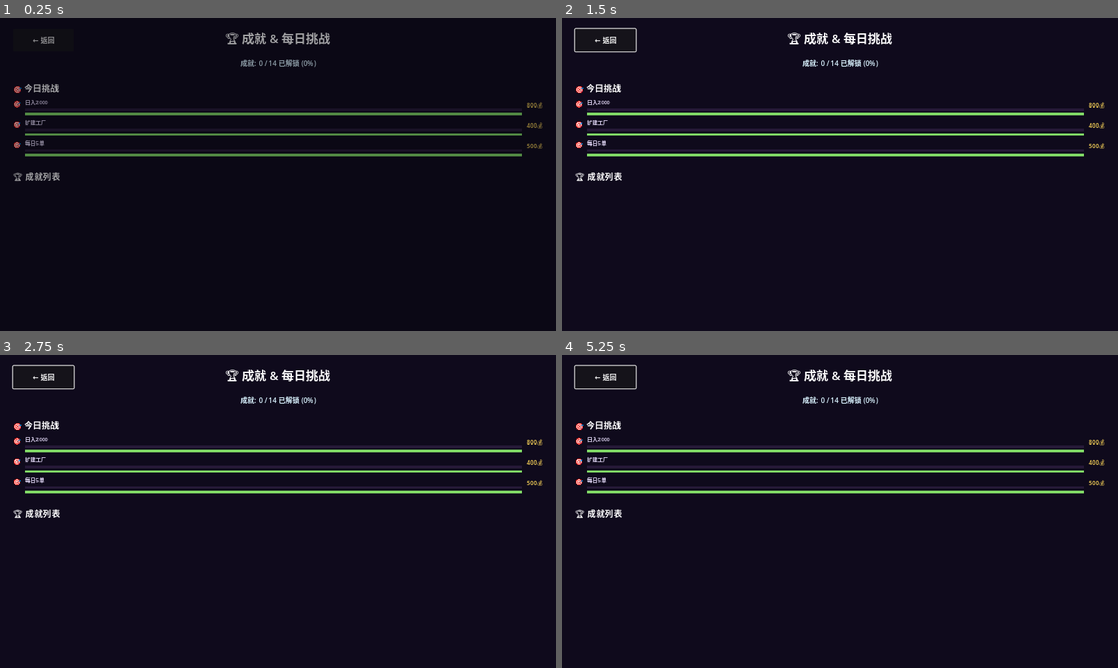
Above: before the commit, frames 1-4 (two rows, left to right).
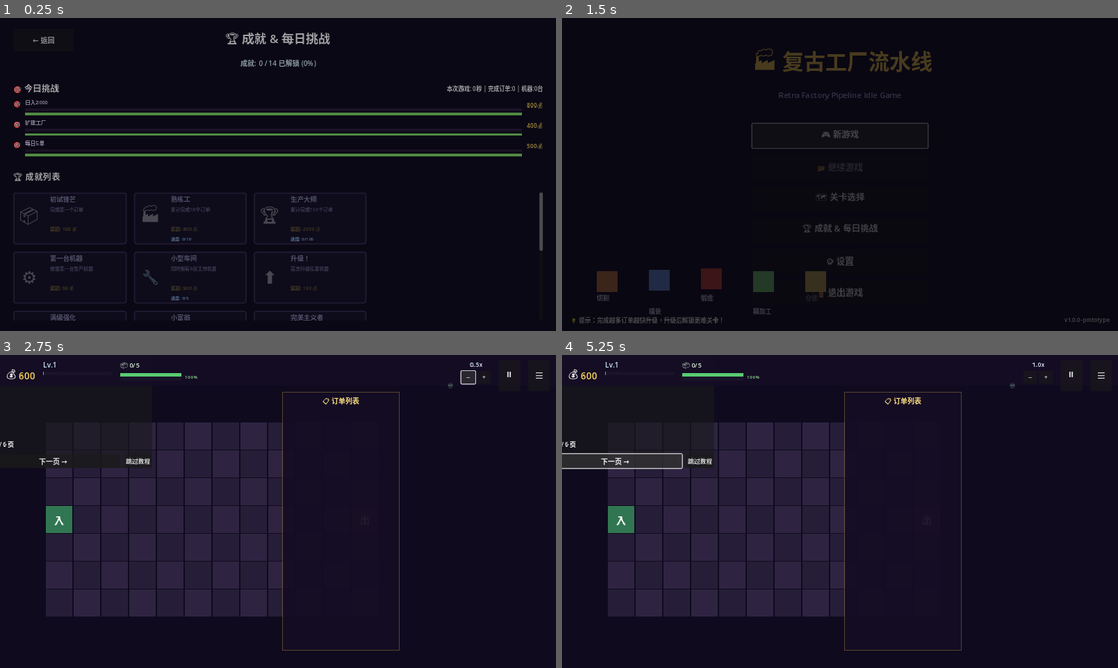
Above: after the commit, the same moments.

Repository: Moonset-Account/solo-527
Game: Godot game, scene res://scenes/ui/AchievementsPanel.tscn
Same seed, same stepped clock (60 frames per second), same inputs: the game is played once before the commit and once after it. This scene is started directly instead of the project's main scene.
Inputs (mouse positions are in pixels of both pictures, inside the frame that each line leads up to):
- Up to frame 1 (0.25 s): no input
- Up to frame 2 (1.5 s): click "← 返回" at 0.5 s; click (840, 136) at 1.25 s, where only the run after the commit has a clickable "🎮 新游戏"
- Up to frame 3 (2.75 s): click (467, 376) at 2 s, where only the run after the commit has a clickable "−"
- Up to frame 4 (5.25 s): click (1045, 376) at 2.75 s, where only the run after the commit has a clickable "+"; click (1073, 376) at 3.5 s, where only the run after the commit has a clickable "⏸"; click (1101, 376) at 4.25 s, where only the run after the commit has a clickable "☰"; click (617, 461) at 5 s, where only the run after the commit has a clickable "下一页 →"

The runs differ from the first frame. In frame 1, 2.8% of the frame differs, in the area x 2-98%, y 21-97%; in frame 2, 8.9%; in frame 3, 26%; in frame 4, 26%, in the area x 0-98%, y 2-95%.
Error before the commit: Invalid access to property or key 'pressed' on a base object of type 'null instance'. (res://scripts/ui/AchievementsPanel.gd:22)

Commit message:
chore: automation round 2 for q-1111

Diff:
--- a/scenes/ui/AchievementsPanel.tscn
+++ b/scenes/ui/AchievementsPanel.tscn
@@ -96,7 +96,7 @@
 size_flags_vertical = 3
 horizontal_scroll_mode = 0
 
-[node name="Grid" type="GridContainer" parent="Scroll"]
+[node name="Grid" type="GridContainer" parent="Panel/Scroll"]
 layout_mode = 2
 size_flags_horizontal = 3
 size_flags_vertical = 3
--- a/scripts/game/GameSceneController.gd
+++ b/scripts/game/GameSceneController.gd
@@ -191,6 +191,7 @@
 	o_lbl.add_theme_font_size_override("font_size", 15)
 	vb.add_child(o_lbl)
 	var hb := HBoxContainer.new()
+	hb.name = "HBox"
 	hb.add_theme_constant_override("separation", 8)
 	vb.add_child(hb)
 	var h_bg := ColorRect.new()
@@ -232,6 +233,7 @@
 	s_lbl.modulate = Color(0.9, 0.95, 1.0)
 	vb.add_child(s_lbl)
 	var hb := HBoxContainer.new()
+	hb.name = "HBox"
 	hb.add_theme_constant_override("separation", 4)
 	vb.add_child(hb)
 	var b1 := Button.new()
@@ -300,6 +302,7 @@
 	mlist.name = "MachineList"
 	mlist.add_theme_constant_override("separation", 6)
 	var sc := ScrollContainer.new()
+	sc.name = "Scroll"
 	sc.size_flags_vertical = Control.SIZE_EXPAND_FILL
 	sc.horizontal_scroll_mode = 0
 	var mt := Label.new()
@@ -351,7 +354,7 @@
 	bs.text = "💸 出售"
 	bs.size_flags_horizontal = Control.SIZE_EXPAND_FILL
 	bs.custom_minimum_size = Vector2(0, 38)
-	dp.add_child(bs)
+	btns.add_child(bs)
 	cl.add_child(root)
 
 func _build_pause_ui(cl: CanvasLayer) -> void:
@@ -453,6 +456,7 @@
 	orders_vb.name = "Orders"
 	orders_vb.add_theme_constant_override("separation", 8)
 	var sc := ScrollContainer.new()
+	sc.name = "Scroll"
 	sc.size_flags_vertical = Control.SIZE_EXPAND_FILL
 	sc.horizontal_scroll_mode = 0
 	sc.add_child(orders_vb)
@@ -602,9 +606,7 @@
 	_connect_placement_machine_selection()
 
 func _connect_placement_machine_selection() -> void:
-	placement_system.mouse_entered.connect(func(): pass)
-	for mid in pipeline.machine_nodes.keys():
-		pass
+	pass
 
 func _connect_signals() -> void:
 	placement_system.item_placed.connect(_on_item_placed)
--- a/scripts/ui/AchievementsPanel.gd
+++ b/scripts/ui/AchievementsPanel.gd
@@ -2,10 +2,10 @@
 ## AchievementsPanel - 成就与每日挑战页面
 
 @onready var achievement_grid: GridContainer = $Panel/Scroll/Grid
-@onready var btn_back: Button = $Panel/BackButton
+@onready var btn_back: Button = $Panel/TopRow/BackButton
 @onready var lbl_progress: Label = $Panel/ProgressLabel
 @onready var daily_container: VBoxContainer = $Panel/DailySection/List
-@onready var lbl_session: Label = $Panel/DailySection/SessionLabel
+@onready var lbl_session: Label = $Panel/DailySection/DailyHeader/SessionLabel
 
 var _achievement_ids: Array = []
 
--- a/scripts/ui/BottleneckHints.gd
+++ b/scripts/ui/BottleneckHints.gd
@@ -4,7 +4,7 @@
 const DP := preload("res://scripts/data/DataProvider.gd")
 
 @onready var hint_container: VBoxContainer = $Panel/List
-@onready var lbl_title: Label = $Panel/Title
+@onready var lbl_title: Label = $Panel/List/ListTitle
 
 var _active_hints: Dictionary = {}
 var _decay_timer: float = 0.0
--- a/scripts/ui/LevelSelect.gd
+++ b/scripts/ui/LevelSelect.gd
@@ -6,8 +6,8 @@
 @onready var level_container: GridContainer = $Scroll/LevelList
 @onready var btn_back: Button = $Top/BackButton
 @onready var lbl_player_info: Label = $Top/PlayerInfo
-@onready var daily_panel: VBoxContainer = $RightPanel/DailyPanel/Challenges
-@onready var btn_playtest: Button = $RightPanel/Buttons/ExportPlaytest
+@onready var daily_panel: VBoxContainer = $RightPanel/InnerVBox/DailyPanel/Challenges
+@onready var btn_playtest: Button = $RightPanel/InnerVBox/Buttons/ExportPlaytest
 
 var _level_buttons: Dictionary = {}
 
--- a/scripts/ui/OrderList.gd
+++ b/scripts/ui/OrderList.gd
@@ -3,7 +3,7 @@
 
 const DP := preload("res://scripts/data/DataProvider.gd")
 
-@onready var order_container: VBoxContainer = $Panel/VBox/Orders
+@onready var order_container: VBoxContainer = $Panel/VBox/Scroll/Orders
 
 var _order_widgets: Dictionary = {}
 
--- a/scripts/ui/SettingsPanel.gd
+++ b/scripts/ui/SettingsPanel.gd
@@ -1,18 +1,18 @@
 extends Control
 ## SettingsPanel - 设置页面
 
-@onready var sld_master: HSlider = $Panel/VBox/VolumeSection/MasterSlider
-@onready var sld_music: HSlider = $Panel/VBox/VolumeSection/MusicSlider
-@onready var sld_sfx: HSlider = $Panel/VBox/VolumeSection/SfxSlider
-@onready var lbl_master_val: Label = $Panel/VBox/VolumeSection/MasterVal
-@onready var lbl_music_val: Label = $Panel/VBox/VolumeSection/MusicVal
-@onready var lbl_sfx_val: Label = $Panel/VBox/VolumeSection/SfxVal
+@onready var sld_master: HSlider = $Panel/VBox/VolumeSection/MasterRow/MasterSlider
+@onready var sld_music: HSlider = $Panel/VBox/VolumeSection/MusicRow/MusicSlider
+@onready var sld_sfx: HSlider = $Panel/VBox/VolumeSection/SfxRow/SfxSlider
+@onready var lbl_master_val: Label = $Panel/VBox/VolumeSection/MasterRow/MasterVal
+@onready var lbl_music_val: Label = $Panel/VBox/VolumeSection/MusicRow/MusicVal
+@onready var lbl_sfx_val: Label = $Panel/VBox/VolumeSection/SfxRow/SfxVal
 @onready var chk_fullscreen: CheckBox = $Panel/VBox/DisplaySection/FullscreenCheck
 @onready var chk_showfps: CheckBox = $Panel/VBox/DisplaySection/FpsCheck
 @onready var chk_pixel: CheckBox = $Panel/VBox/DisplaySection/PixelCheck
 @onready var btn_back: Button = $Panel/VBox/BackButton
-@onready var btn_reset: Button = $Panel/VBox/ResetButton
-@onready var btn_playtest_info: Button = $Panel/VBox/PlaytestInfo
+@onready var btn_reset: Button = $Panel/VBox/PlaytestButtonRow/ResetButton
+@onready var btn_playtest_info: Button = $Panel/VBox/PlaytestButtonRow/PlaytestInfo
 @onready var lbl_playtest: Label = $Panel/VBox/PlaytestLabel
 
 var _last_scene: String = "MainMenu"
--- a/scripts/ui/SidePanel.gd
+++ b/scripts/ui/SidePanel.gd
@@ -3,7 +3,7 @@
 
 const DP := preload("res://scripts/data/DataProvider.gd")
 
-@onready var machine_list: VBoxContainer = $Panel/VBox/MachineList
+@onready var machine_list: VBoxContainer = $Panel/VBox/Scroll/MachineList
 @onready var detail_panel: VBoxContainer = $Panel/VBox/DetailPanel
 @onready var lbl_panel_title: Label = $Panel/VBox/TitleLabel
 @onready var btn_sell: Button = $Panel/VBox/DetailPanel/Buttons/SellButton
--- a/scripts/ui/TopBar.gd
+++ b/scripts/ui/TopBar.gd
@@ -9,13 +9,13 @@
 @onready var lbl_orders: Label = $TopBar/HBox/Stats/OrdersLabel
 @onready var lbl_time: Label = $TopBar/HBox/Stats/TimeLabel
 @onready var lbl_speed: Label = $TopBar/HBox/SpeedControl/SpeedLabel
-@onready var btn_speed_down: Button = $TopBar/HBox/SpeedControl/SpeedDown
-@onready var btn_speed_up: Button = $TopBar/HBox/SpeedControl/SpeedUp
+@onready var btn_speed_down: Button = $TopBar/HBox/SpeedControl/HBox/SpeedDown
+@onready var btn_speed_up: Button = $TopBar/HBox/SpeedControl/HBox/SpeedUp
 @onready var btn_pause: Button = $TopBar/HBox/PauseButton
 @onready var btn_menu: Button = $TopBar/HBox/MenuButton
-@onready var lbl_health: Label = $TopBar/HBox/Stats/HealthLabel
-@onready var bar_health: ColorRect = $TopBar/HBox/Stats/HealthBar/Fill
-@onready var bar_health_bg: ColorRect = $TopBar/HBox/Stats/HealthBar
+@onready var lbl_health: Label = $TopBar/HBox/Stats/HBox/HealthLabel
+@onready var bar_health: ColorRect = $TopBar/HBox/Stats/HBox/HealthBar/Fill
+@onready var bar_health_bg: ColorRect = $TopBar/HBox/Stats/HBox/HealthBar
 
 var level_cfg: Dictionary = {}
 var time_limit: float = 0.0
--- a/scripts/validate.gd
+++ b/scripts/validate.gd
@@ -4,6 +4,11 @@
 const SCRIPT_RES := preload("res://scripts/data/DataProvider.gd")
 
 func _ready() -> void:
+	await _do_validate()
+
+func _do_validate() -> void:
+	await get_tree().process_frame
+	await get_tree().process_frame
 	print("=== 复古工厂项目验证开始 ===")
 	var errors: int = 0
 	var autoloads := ["GameState", "SaveSystem", "SceneManager", "AudioManager", "AchievementSystem", "PlaytestRecorder"]
@@ -88,9 +93,138 @@
 	print("  %s DataProvider.get_product_config - 名称:%s" % ["✓" if pcfg.size() > 0 else "✗", pcfg.get("name", "?")])
 	var lvl_ids: Array = SCRIPT_RES.get_available_levels(GameState.level)
 	print("  %s DataProvider.get_available_levels - 可进入:%d关" % ["✓" if lvl_ids.size() > 0 else "✗", lvl_ids.size()])
+	print("\n=== UI页面深度验证（加入场景树触发@onready） ===")
+	var ui_errors: int = await _validate_all_ui_pages()
+	errors += ui_errors
+	print("\n=== GameScene深度验证（模拟进入关卡1） ===")
+	var gs_errors: int = await _validate_gamescene_in_tree()
+	errors += gs_errors
 	print("\n=== 验证结果 ===")
 	if errors == 0:
 		print("✅ 全部验证通过!")
 	else:
 		print("❌ 存在 %d 个错误" % errors)
 	get_tree().quit()
+
+func _validate_all_ui_pages() -> int:
+	var err: int = 0
+	var ui_tests := [
+		["MainMenu", "res://scenes/ui/MainMenu.tscn", ["btn_new_game", "btn_continue", "btn_levels", "btn_settings", "btn_achievements"]],
+		["LevelSelect", "res://scenes/ui/LevelSelect.tscn", ["level_container", "btn_back", "lbl_player_info", "daily_panel", "btn_playtest"]],
+		["SettingsPanel", "res://scenes/ui/SettingsPanel.tscn", ["sld_master", "sld_music", "sld_sfx", "btn_back", "btn_reset", "btn_playtest_info", "chk_fullscreen"]],
+		["AchievementsPanel", "res://scenes/ui/AchievementsPanel.tscn", ["achievement_grid", "btn_back", "lbl_progress", "daily_container", "lbl_session"]],
+		["TutorialPanel", "res://scenes/ui/TutorialPanel.tscn", ["page_container", "btn_prev", "btn_next", "btn_skip", "btn_close", "page_indicator"]]
+	]
+	for test in ui_tests:
+		var name: String = test[0]
+		var path: String = test[1]
+		var checks: Array = test[2]
+		err += await _test_single_ui(name, path, checks)
+	return err
+
+func _test_single_ui(name: String, path: String, expected_props: Array) -> int:
+	var err: int = 0
+	if not ResourceLoader.exists(path):
+		print("  ✗ %s - 文件不存在" % name)
+		return 1
+	var res = load(path)
+	if not (res and res is PackedScene):
+		print("  ✗ %s - 场景加载失败" % name)
+		return 1
+	var inst = res.instantiate()
+	if not inst:
+		print("  ✗ %s - 实例化失败" % name)
+		return 1
+	get_tree().root.add_child.call_deferred(inst)
+	await get_tree().process_frame
+	await get_tree().process_frame
+	var all_ok: bool = true
+	var missing: Array = []
+	for pname in expected_props:
+		if inst.get(pname) == null:
+			all_ok = false
+			missing.append(pname)
+	if all_ok:
+		print("  ✓ %s - 全部%d个@onready已解析" % [name, expected_props.size()])
+	else:
+		print("  ✗ %s - 缺失@onready: %s" % [name, ", ".join(missing)])
+		err += missing.size()
+	inst.queue_free()
+	return err
+
+func _validate_gamescene_in_tree() -> int:
+	var err: int = 0
+	var path: String = "res://scenes/game/GameScene.tscn"
+	var res = load(path)
+	if not (res and res is PackedScene):
+		print("  ✗ GameScene - 加载失败")
+		return 1
+	var inst = res.instantiate()
+	if not inst:
+		print("  ✗ GameScene - 实例化失败")
+		return 1
+	inst.receive_scene_data({"level_id": "level_1"})
+	get_tree().root.add_child.call_deferred(inst)
+	await get_tree().process_frame
+	await get_tree().process_frame
+	var required_subsystems := [
+		["placement_system", Node2D],
+		["pipeline", Node2D],
+		["order_manager", Node],
+		["top_bar", CanvasLayer],
+		["side_panel", CanvasLayer],
+		["pause_overlay", CanvasLayer],
+		["notifications", CanvasLayer],
+		["order_list", CanvasLayer],
+		["result_dialog", CanvasLayer],
+		["bottleneck_hints", CanvasLayer]
+	]
+	var all_subsys_ok: bool = true
+	var missing_sys: Array = []
+	for entry in required_subsystems:
+		var vname: String = entry[0]
+		if inst.get(vname) == null:
+			all_subsys_ok = false
+			missing_sys.append(vname)
+	if all_subsys_ok:
+		print("  ✓ GameScene - 10个核心子系统全部初始化")
+	else:
+		print("  ✗ GameScene - 缺失子系统: %s" % ", ".join(missing_sys))
+		err += missing_sys.size()
+	if inst.has_method("is_level_running"):
+		print("  ✓ GameScene - 游戏循环可运行 (level_id=%s)" % inst.current_level_id)
+	var top_ok: bool = true
+	var top_checks := ["lbl_money", "lbl_level", "lbl_orders", "btn_pause", "btn_speed_down"]
+	var tb = inst.get("top_bar")
+	if tb != null:
+		for prop in top_checks:
+			if tb.get(prop) == null:
+				top_ok = false
+				print("  ✗ TopBar - 缺失属性: %s" % prop)
+				err += 1
+	if top_ok:
+		print("  ✓ TopBar - HUD控制节点全部就绪")
+	var side_ok: bool = true
+	var side_checks := ["machine_list", "detail_panel", "btn_upgrade", "btn_sell"]
+	var sp = inst.get("side_panel")
+	if sp != null:
+		for prop in side_checks:
+			if sp.get(prop) == null:
+				side_ok = false
+				print("  ✗ SidePanel - 缺失属性: %s" % prop)
+				err += 1
+	if side_ok:
+		print("  ✓ SidePanel - 机器选择/详情面板就绪")
+	var pl: Node = inst.get("placement_system")
+	if pl != null and pl.has_signal("item_placed") and pl.has_signal("placement_cancelled") and pl.has_signal("machine_selected"):
+		print("  ✓ PlacementSystem - 3个核心信号有效（item_placed/cancel/selected）")
+	else:
+		print("  ✗ PlacementSystem - 信号缺失")
+		err += 1
+	var om: Node = inst.get("order_manager")
+	if om != null and om.has_method("setup_for_level"):
+		print("  ✓ OrderManager - 订单系统就绪")
+	else:
+		err += 1
+	inst.queue_free()
+	return err
